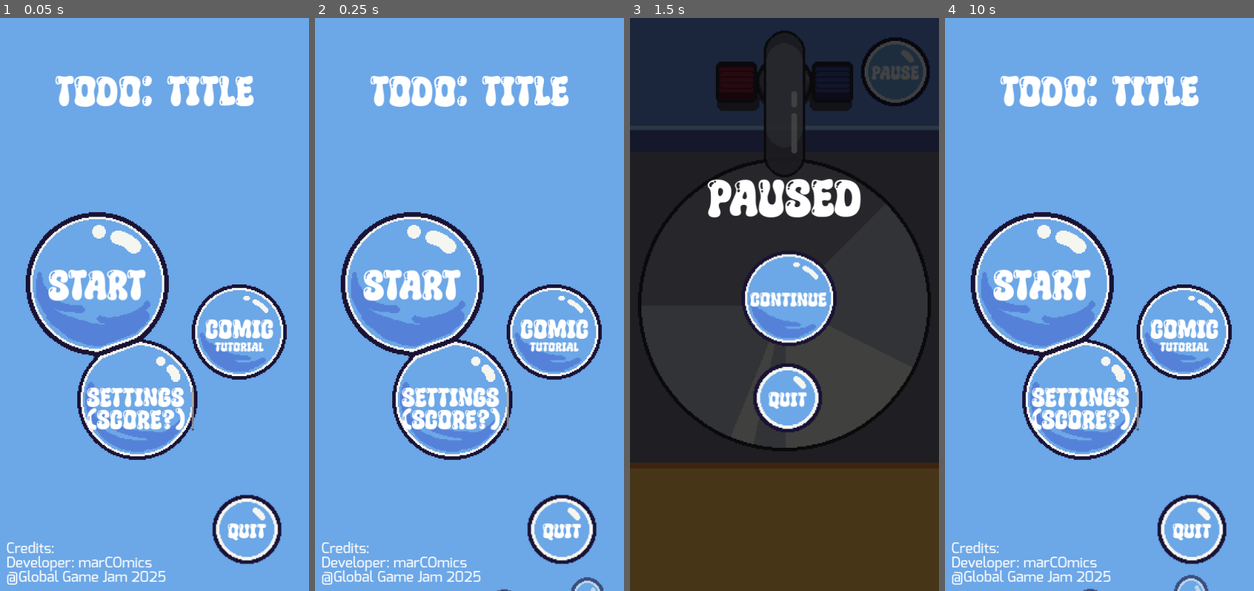
Above: before the commit, frames 1-4 (left to right).
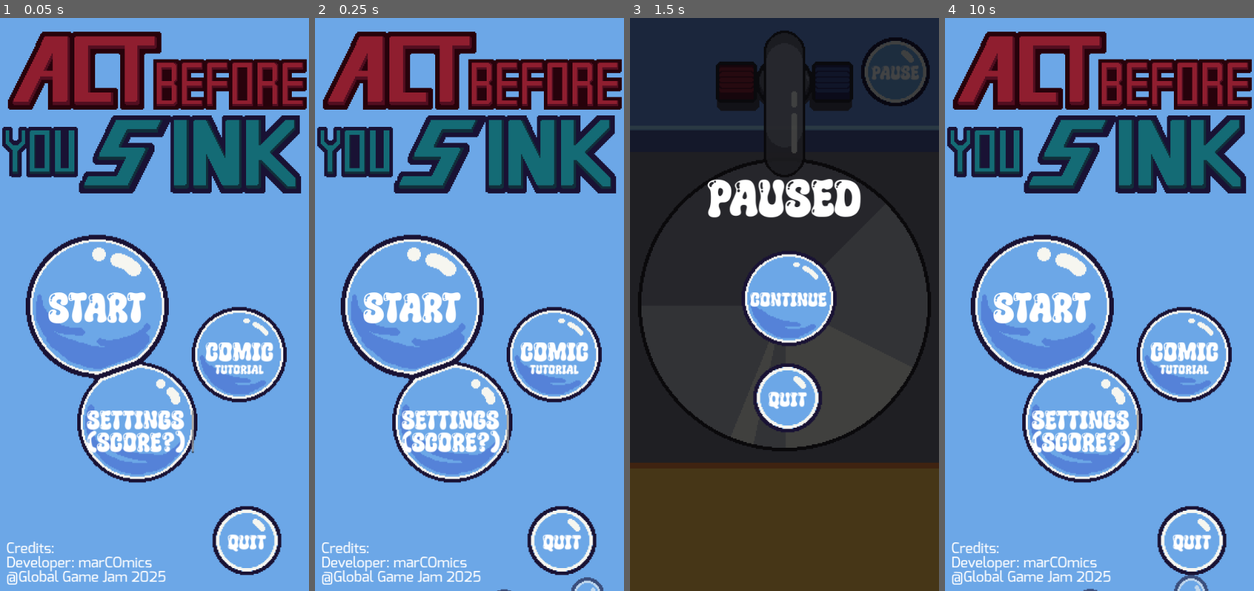
Above: after the commit, the same moments.

Repository: marCOmics/GGJ2025_Bubble
Game: Godot game, scene res://src/start_screen.tscn
Two runs of this game, one before a commit and one after it. Both use one fixed random seed, a clock stepped at 60 frames per second and the inputs below.
Inputs (mouse positions are in pixels of both pictures, inside the frame that each line leads up to):
- Up to frame 1 (0.05 s): no input
- Up to frame 2 (0.25 s): no input
- Up to frame 3 (1.5 s): move the mouse to (725, 281) at 0.52 s; click (725, 281) at 0.67 s; move the mouse to (895, 75) at 1.27 s; click (895, 75) at 1.42 s
- Up to frame 4 (10 s): tap Enter at 2 s; move the mouse to (1102, 298) at 2.02 s; click (1102, 298) at 2.17 s; move the mouse to (1084, 419) at 2.77 s; click (1084, 419) at 2.92 s; move the mouse to (1192, 390) at 3.52 s; click (1192, 390) at 3.67 s; move the mouse to (1006, 218) at 4.27 s; click (1006, 218) at 4.42 s; move the mouse to (1114, 304) at 5.02 s; click (1114, 304) at 5.17 s; move the mouse to (1053, 161) at 5.77 s; click (1053, 161) at 5.92 s; move the mouse to (1167, 275) at 6.52 s; click (1167, 275) at 6.67 s; move the mouse to (1037, 333) at 7.27 s; click (1037, 333) at 7.42 s; move the mouse to (1130, 178) at 8.02 s; click (1130, 178) at 8.17 s; move the mouse to (1084, 419) at 8.77 s; click (1084, 419) at 8.92 s; tap Space at 9.5 s; move the mouse to (1102, 396) at 9.52 s; click (1102, 396) at 9.67 s

The runs differ from the first frame. In frame 1, 37% of the frame differs, in the area x 0-100%, y 2-98%; in frame 2, 37%; in frame 3, nothing differs; in frame 4, 37%.

Commit message:
Diverses

Diff:
--- /dev/null
+++ b/ggj2025_bubble_mrm/src/comic.tscn
@@ -0,0 +1,77 @@
+[gd_scene load_steps=8 format=3 uid="uid://m7f6joerpjvx"]
+
+[ext_resource type="Script" path="res://src/settings.gd" id="1_jo40o"]
+[ext_resource type="Texture2D" uid="uid://dkclipu6srr0x" path="res://res/Background_StartScreen.png" id="2_pvlvt"]
+[ext_resource type="Texture2D" uid="uid://c34wsipdpmmww" path="res://res/Bubble.png" id="3_edwhe"]
+[ext_resource type="Texture2D" uid="uid://o4d2gs7ad1qm" path="res://res/MenuButtons_Solo.png" id="4_4tjsg"]
+[ext_resource type="Texture2D" uid="uid://cywwxq4qxbjqr" path="res://res/Comic.png" id="4_cpjmr"]
+
+[sub_resource type="ParticleProcessMaterial" id="ParticleProcessMaterial_mos7r"]
+particle_flag_disable_z = true
+emission_shape = 3
+emission_box_extents = Vector3(600, 1, 1)
+direction = Vector3(0, -1, 0)
+spread = 1.0
+initial_velocity_min = 220.43
+initial_velocity_max = 360.21
+gravity = Vector3(0, 0, 0)
+
+[sub_resource type="CircleShape2D" id="CircleShape2D_udhef"]
+
+[node name="SettingScreen" type="Node2D"]
+script = ExtResource("1_jo40o")
+
+[node name="BG" type="TextureRect" parent="."]
+offset_right = 1080.0
+offset_bottom = 2000.0
+texture = ExtResource("2_pvlvt")
+
+[node name="GPUParticles2D" type="GPUParticles2D" parent="BG"]
+modulate = Color(1, 1, 1, 0.596078)
+position = Vector2(542, 2083)
+amount = 50
+process_material = SubResource("ParticleProcessMaterial_mos7r")
+texture = ExtResource("3_edwhe")
+lifetime = 7.0
+randomness = 0.8
+
+[node name="Comic" type="TextureRect" parent="."]
+offset_left = 40.0
+offset_top = 200.0
+offset_right = 1040.0
+offset_bottom = 1800.0
+texture = ExtResource("4_cpjmr")
+
+[node name="BackButtonTexture" type="TextureRect" parent="."]
+offset_left = 735.0
+offset_top = 1696.0
+offset_right = 991.0
+offset_bottom = 1952.0
+texture = ExtResource("4_4tjsg")
+
+[node name="Area2D" type="Area2D" parent="BackButtonTexture"]
+
+[node name="BackButtonLabel" type="RichTextLabel" parent="BackButtonTexture/Area2D"]
+process_mode = 4
+custom_minimum_size = Vector2(200, 100)
+offset_left = 28.0
+offset_top = 105.0
+offset_right = 228.0
+offset_bottom = 205.0
+bbcode_enabled = true
+text = "[center][font_size=80]Back[/font_size][/center]"
+
+[node name="CollisionShape2D" type="CollisionShape2D" parent="BackButtonTexture/Area2D"]
+position = Vector2(124, 130)
+scale = Vector2(10, 10)
+shape = SubResource("CircleShape2D_udhef")
+
+[node name="ComicLabel" type="RichTextLabel" parent="."]
+custom_minimum_size = Vector2(1080, 130)
+offset_top = 50.0
+offset_right = 1080.0
+offset_bottom = 180.0
+bbcode_enabled = true
+text = "[center][font_size=160]Comic-Tutorial[/font_size][/center]"
+
+[connection signal="input_event" from="BackButtonTexture/Area2D" to="." method="_on_area_2d_input_event"]
--- a/ggj2025_bubble_mrm/src/game/bubble.gd
+++ b/ggj2025_bubble_mrm/src/game/bubble.gd
@@ -47,15 +47,23 @@
 func despawn(p_bubbleList : Node2D) -> void:
 	if !$AnimationPlayer.is_playing():
 		$CharacterBody2D/CollisionShape2D.disabled = true #instantly remove collision
-		_speed = 2.0 #Stop moving
+		_speed = 2.0
 		$AnimationPlayer.play("Despawn")
 		await $AnimationPlayer.animation_finished
 		if $SkeeterClone.visible: #GameOver Condition
 			GGJ_Game.get_instance().end_game()
-		hide()
 		p_bubbleList.remove_child(self)
 		queue_free()
 
+
+func pop() -> void:
+	_speed = 0.0 #Stop moving
+	$CharacterBody2D/CollisionShape2D.disabled = true #instantly remove collision
+	$AnimationPlayer.play("Pop")
+	await $AnimationPlayer.animation_finished
+	get_parent().remove_child(self)
+	hide()
+	queue_free()
 
 #func _on_animation_player_animation_finished(anim_name: StringName) -> void:
 	#match "anim_name":
--- a/ggj2025_bubble_mrm/src/game/bubble.tscn
+++ b/ggj2025_bubble_mrm/src/game/bubble.tscn
@@ -36,10 +36,39 @@
 "update": 0,
 "values": [Vector2(1, 1)]
 }
+tracks/1/type = "value"
+tracks/1/imported = false
+tracks/1/enabled = true
+tracks/1/path = NodePath(".:frame")
+tracks/1/interp = 1
+tracks/1/loop_wrap = true
+tracks/1/keys = {
+"times": PackedFloat32Array(0),
+"transitions": PackedFloat32Array(1),
+"update": 1,
+"values": [0]
+}
+
+[sub_resource type="Animation" id="Animation_2878x"]
+resource_name = "Pop"
+length = 0.4
+tracks/0/type = "value"
+tracks/0/imported = false
+tracks/0/enabled = true
+tracks/0/path = NodePath(".:frame")
+tracks/0/interp = 1
+tracks/0/loop_wrap = true
+tracks/0/keys = {
+"times": PackedFloat32Array(0, 0.1, 0.2),
+"transitions": PackedFloat32Array(1, 1, 1),
+"update": 1,
+"values": [0, 1, 3]
+}
 
 [sub_resource type="AnimationLibrary" id="AnimationLibrary_kjp1j"]
 _data = {
 "Despawn": SubResource("Animation_3a42n"),
+"Pop": SubResource("Animation_2878x"),
 "RESET": SubResource("Animation_xjamk")
 }
 
--- a/ggj2025_bubble_mrm/src/game/skeeter.gd
+++ b/ggj2025_bubble_mrm/src/game/skeeter.gd
@@ -1,5 +1,7 @@
 extends Sprite2D
 class_name GGJ_Skeeter
+
+@onready var _spikyToothbrush = $SpikyToothbrush
 
 var _degree : float = 0.0
 var _lastTickDegree : float = _degree
@@ -16,7 +18,7 @@
 # Called when the node enters the scene tree for the first time.
 func _ready() -> void:
 	$AnimationPlayer.play("Default")
-	$SpikyToothbrush.hide()
+	_spikyToothbrush.hide()
 
 
 # Called every frame. 'delta' is the elapsed time since the previous frame.
@@ -69,22 +71,22 @@
 		_degree = newDegree
 
 
-func _input(event):
-	# Mouse in viewport coordinates.
-	pass
-	#if (event is InputEventScreenTouch):
-		#if event.pressed:
-			##print("Offset: " + str(offset.x)) #event.position)
-			#m_degree += 1
+func hasToothbrushArmor() -> bool:
+	return _spikyToothbrush.visible
 
 
 func _on_area_2d_body_entered(body: Node2D) -> void:
 	if body.get_parent() is GGJ_Bubble:
 		var bubble = body.get_parent() as GGJ_Bubble
-		bubble.caputure_skeeter()
-		hide()
+		if hasToothbrushArmor():
+			bubble.pop()
+			_spikyToothbrush.hide() #remove protection
+		else:
+			#print("Body: " + str(body.get_parent()))
+			bubble.caputure_skeeter()
+			hide()
 	elif body.get_parent() is GGJ_Upgrade:
 		var upgrade = body.get_parent() as GGJ_Upgrade
 		upgrade.get_parent().remove_child(upgrade)
 		upgrade.hide()
-		$SpikyToothbrush.show()
+		_spikyToothbrush.show()
--- a/ggj2025_bubble_mrm/src/game/upgrade.tscn
+++ b/ggj2025_bubble_mrm/src/game/upgrade.tscn
@@ -35,10 +35,39 @@
 "update": 0,
 "values": [Vector2(1, 1)]
 }
+tracks/1/type = "value"
+tracks/1/imported = false
+tracks/1/enabled = true
+tracks/1/path = NodePath(".:frame")
+tracks/1/interp = 1
+tracks/1/loop_wrap = true
+tracks/1/keys = {
+"times": PackedFloat32Array(0),
+"transitions": PackedFloat32Array(1),
+"update": 1,
+"values": [0]
+}
+
+[sub_resource type="Animation" id="Animation_2878x"]
+resource_name = "Pop"
+length = 0.4
+tracks/0/type = "value"
+tracks/0/imported = false
+tracks/0/enabled = true
+tracks/0/path = NodePath(".:frame")
+tracks/0/interp = 1
+tracks/0/loop_wrap = true
+tracks/0/keys = {
+"times": PackedFloat32Array(0, 0.1, 0.2),
+"transitions": PackedFloat32Array(1, 1, 1),
+"update": 1,
+"values": [0, 1, 3]
+}
 
 [sub_resource type="AnimationLibrary" id="AnimationLibrary_kjp1j"]
 _data = {
 "Despawn": SubResource("Animation_3a42n"),
+"Pop": SubResource("Animation_2878x"),
 "RESET": SubResource("Animation_xjamk")
 }
 
--- a/ggj2025_bubble_mrm/src/settings.tscn
+++ b/ggj2025_bubble_mrm/src/settings.tscn
@@ -36,9 +36,9 @@
 
 [node name="BackButtonTexture" type="TextureRect" parent="."]
 offset_left = 735.0
-offset_top = 1657.0
+offset_top = 1696.0
 offset_right = 991.0
-offset_bottom = 1913.0
+offset_bottom = 1952.0
 texture = ExtResource("5_c0ef2")
 
 [node name="Area2D" type="Area2D" parent="BackButtonTexture"]
--- a/ggj2025_bubble_mrm/src/start_screen.gd
+++ b/ggj2025_bubble_mrm/src/start_screen.gd
@@ -21,7 +21,7 @@
 
 func _on_comic_btn_input_event(viewport: Node, event: InputEvent, shape_idx: int) -> void:
 	if event is InputEventMouseButton:
-		print("Comic Button clicked") #TODO
+		get_tree().change_scene_to_file("res://src/comic.tscn")
 
 
 func _on_settings_btn_input_event(viewport: Node, event: InputEvent, shape_idx: int) -> void:
--- a/ggj2025_bubble_mrm/src/start_screen.tscn
+++ b/ggj2025_bubble_mrm/src/start_screen.tscn
@@ -6,6 +6,7 @@
 [ext_resource type="Texture2D" uid="uid://dres88bkisfg1" path="res://res/MenuButtons_Trio.png" id="3_wx1eo"]
 [ext_resource type="Texture2D" uid="uid://o4d2gs7ad1qm" path="res://res/MenuButtons_Solo.png" id="4_kcvul"]
 [ext_resource type="FontFile" uid="uid://ciljxpg61awtb" path="res://res/exo-font/ExoMedium-5mMV.otf" id="5_cg766"]
+[ext_resource type="Texture2D" uid="uid://cocgh6plvfg3e" path="res://res/Title.png" id="7_gord4"]
 
 [sub_resource type="ParticleProcessMaterial" id="ParticleProcessMaterial_mos7r"]
 particle_flag_disable_z = true
@@ -47,9 +48,9 @@
 
 [node name="TrioButtonTexture" type="TextureRect" parent="."]
 offset_left = 14.0
-offset_top = 594.0
+offset_top = 673.0
 offset_right = 1038.0
-offset_bottom = 1618.0
+offset_bottom = 1697.0
 texture = ExtResource("3_wx1eo")
 
 [node name="StartBtn" type="Area2D" parent="TrioButtonTexture"]
@@ -107,9 +108,9 @@
 
 [node name="QuitButtonTexture" type="TextureRect" parent="."]
 offset_left = 735.0
-offset_top = 1657.0
+offset_top = 1696.0
 offset_right = 991.0
-offset_bottom = 1913.0
+offset_bottom = 1952.0
 texture = ExtResource("4_kcvul")
 
 [node name="Area2D" type="Area2D" parent="QuitButtonTexture"]
@@ -142,13 +143,10 @@
 @Global Game Jam 2025
 [/font_size]"
 
-[node name="Title_Temp" type="RichTextLabel" parent="."]
-custom_minimum_size = Vector2(1080, 300)
-offset_top = 200.0
+[node name="TextureRect" type="TextureRect" parent="."]
 offset_right = 1080.0
-offset_bottom = 500.0
-bbcode_enabled = true
-text = "[center][font_size=160]TODO: Title[/font_size][/center]"
+offset_bottom = 720.0
+texture = ExtResource("7_gord4")
 
 [connection signal="gui_input" from="TrioButtonTexture" to="." method="_on_trio_button_texture_gui_input"]
 [connection signal="input_event" from="TrioButtonTexture/StartBtn" to="." method="_on_start_button_input_event"]
Binary file changed: ggj2025_bubble_mrm/res/ACTs.aseprite
Binary file changed: ggj2025_bubble_mrm/res/ACTs.png
Binary file changed: ggj2025_bubble_mrm/res/Bubbles.aseprite
Binary file changed: ggj2025_bubble_mrm/res/Bubbles.png
Binary file added: ggj2025_bubble_mrm/res/Comic.aseprite
Binary file added: ggj2025_bubble_mrm/res/Comic.png
Not shown, added: ggj2025_bubble_mrm/res/Comic.png.import
Binary file added: ggj2025_bubble_mrm/res/Title.aseprite
Binary file added: ggj2025_bubble_mrm/res/Title.png
Not shown, added: ggj2025_bubble_mrm/res/Title.png.import
Not shown: 1 places in ggj2025_bubble_mrm/src/game/bubble.tscn that only renumber resources
Not shown: 1 places in ggj2025_bubble_mrm/src/game/upgrade.tscn that only renumber resources
(and 3 more such lines)
